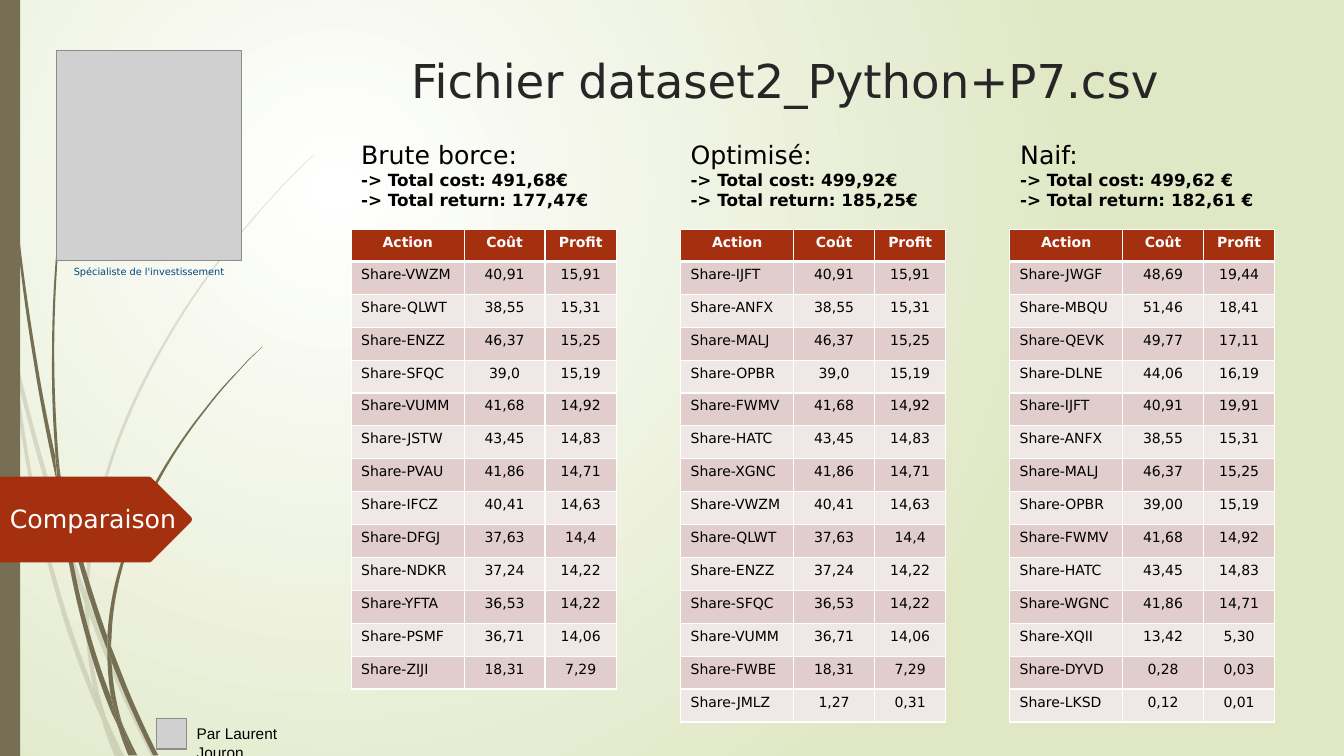
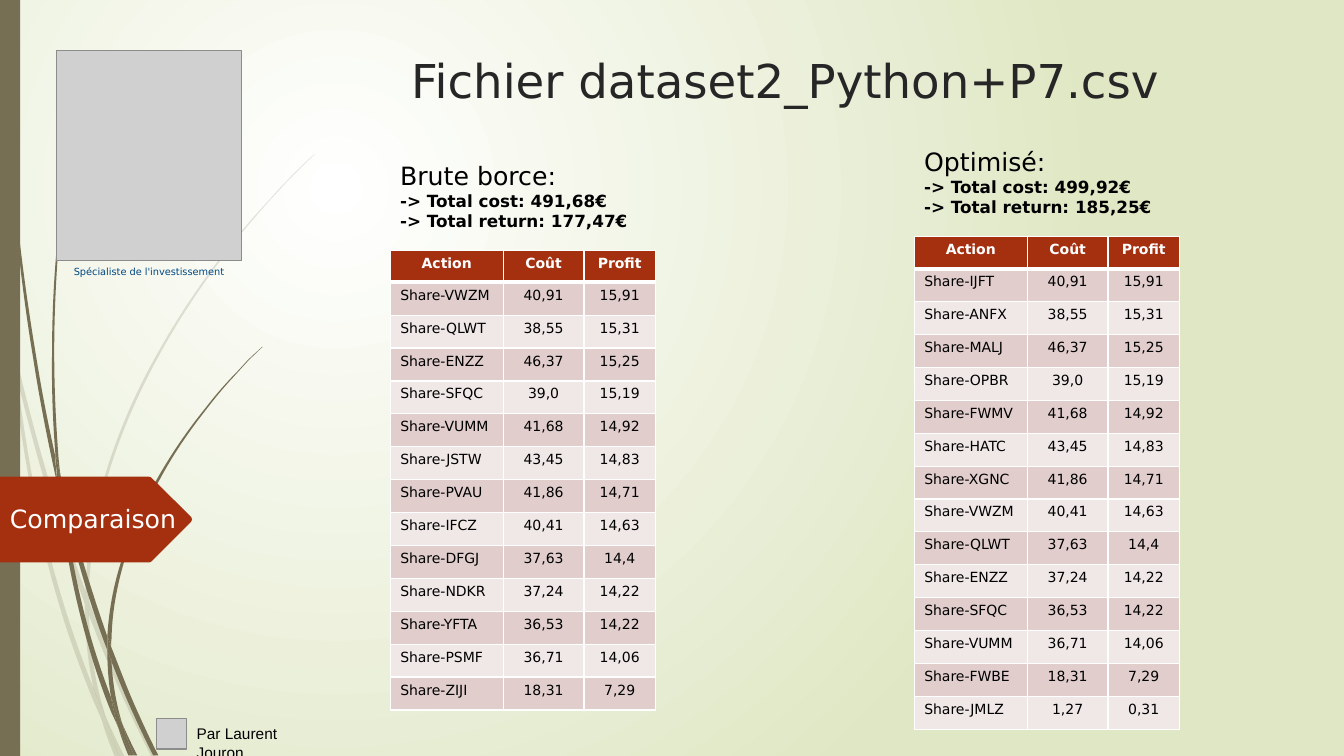
Before and after one commit to LaurentJouron/Python_algo_invest_trade, a slide deck: slide 21 of pptx/algo invest.pptx (slide 19 before the commit). Drawn at 1344x756 pixels with LibreOffice and Linux fonts; fonts in the diff are those of the drawing; grey boxes stand for pictures. Boxes give left, top, right and bottom in pixels: in the first picture for what was removed or moved away, otherwise in the second. Text is boxed around its words. In the diff, an @@ line names an element or a change of style, - is before the commit and + after.

```diff
--- a/pptx/algo invest.pptx
+++ b/pptx/algo invest.pptx
@@ text "Optimisé:": place and size @@
-text "Optimisé:" at box(691, 144, 917, 209)
+text "Optimisé:" at box(924, 151, 1151, 216)
@@ text removed at box(1020, 145, 1236, 209) @@
-Naif:
--> Total cost: 499,62 €
--> Total return: 182,61 €
@@ text "Brute borce:": place and size @@
-text "Brute borce:" at box(361, 145, 588, 209)
+text "Brute borce:" at box(400, 166, 627, 230)
@@ table: place and size @@
-table at box(681, 230, 946, 723)
+table at box(914, 237, 1180, 730)
@@ table removed at box(1010, 230, 1275, 723), 15 rows, 3 columns @@
-Action | Coût | Profit
-Share-JWGF | 48,69 | 19,44
-Share-MBQU | 51,46 | 18,41
-Share-QEVK | 49,77 | 17,11
-Share-DLNE | 44,06 | 16,19
-Share-IJFT | 40,91 | 19,91
-Share-ANFX | 38,55 | 15,31
-Share-MALJ | 46,37 | 15,25
-Share-OPBR | 39,00 | 15,19
-Share-FWMV | 41,68 | 14,92
-Share-HATC | 43,45 | 14,83
-Share-WGNC | 41,86 | 14,71
-Share-XQII | 13,42 | 5,30
-Share-DYVD | 0,28 | 0,03
-Share-LKSD | 0,12 | 0,01
@@ table: place and size @@
-table at box(351, 230, 616, 690)
+table at box(390, 250, 655, 710)
```
Also in this commit, not shown: 6 other slides changed, 2 slides added, 3 other files.
